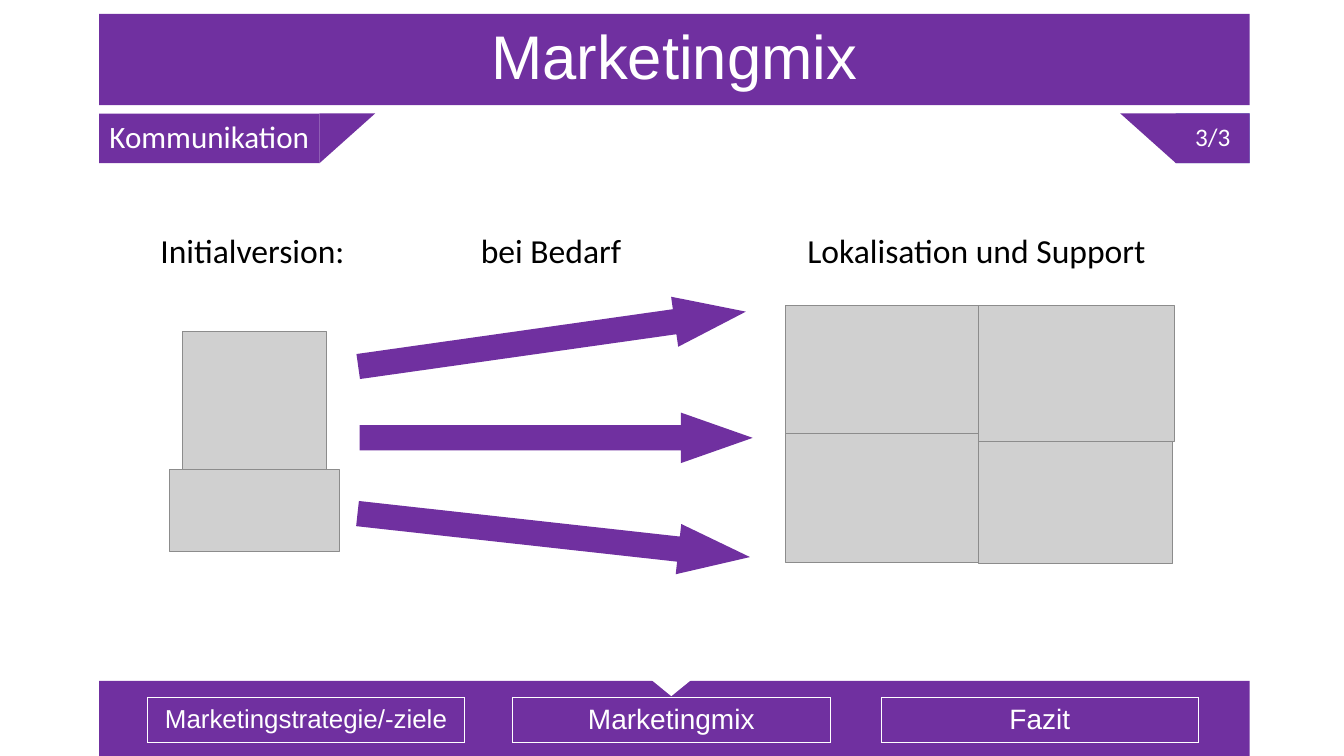
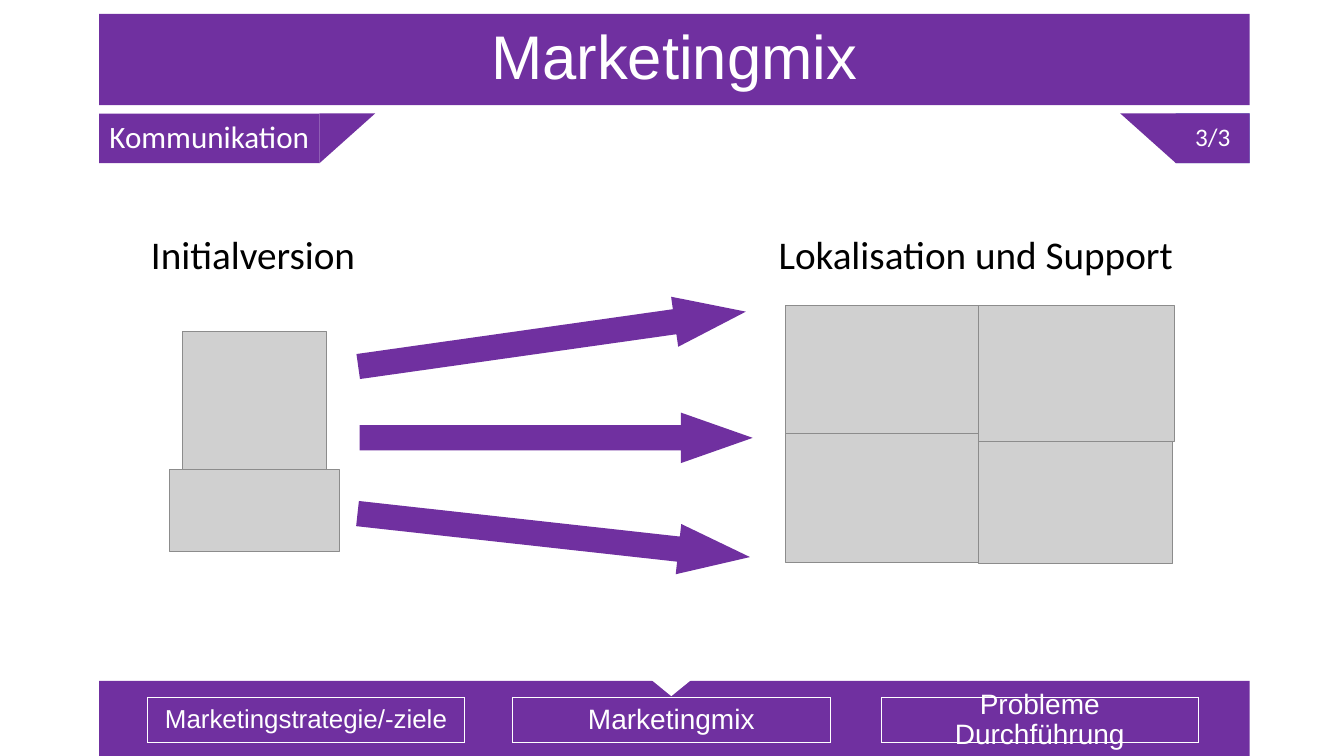
Before and after one commit to Sl0thking/mp_gproz_scrumiverse, a slide deck: slide 24 of 5_Präsentation/Projektpräsentation.pptx. Drawn at 1344x756 pixels with LibreOffice and Linux fonts; fonts in the diff are those of the drawing; grey boxes stand for pictures. Boxes give left, top, right and bottom in pixels: in the first picture for what was removed or moved away, otherwise in the second. Text is boxed around its words. In the diff, an @@ line names an element or a change of style, - is before the commit and + after.

```diff
--- a/5_Präsentation/Projektpräsentation.pptx
+++ b/5_Präsentation/Projektpräsentation.pptx
@@ text removed at (481, 239, 621, 264) @@
-bei Bedarf
@@ text "Lokalisation und Support": place and size @@
-text "Lokalisation und Support" at (807, 239, 1145, 269)
+text "Lokalisation und Support" at (779, 241, 1173, 276)
@@ text "Lokalisation und Support" at (779, 241, 1173, 276): size 24 to 28 pt @@
@@ text at (151, 241, 355, 270): text changed; size 24 to 28 pt @@
-Initialversion:
+Initialversion
@@ text at (955, 693, 1125, 749): text changed @@
-Fazit
+Probleme Durchführung
```
Also in this commit, not shown: 13 other slides changed, 1 slide added.
